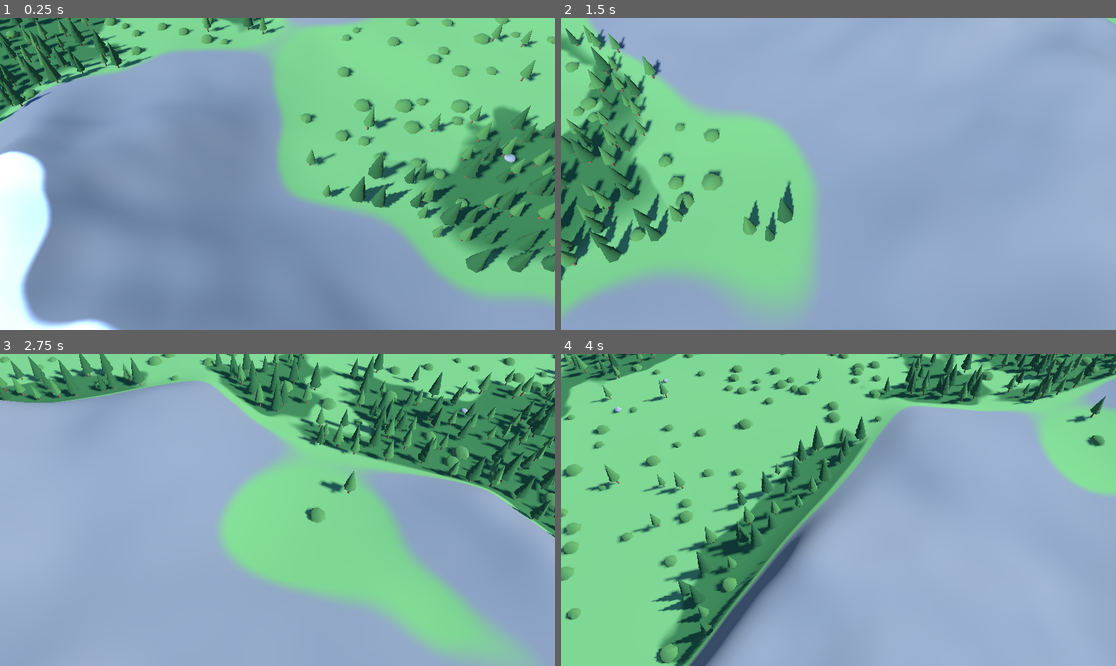
Above: before the commit, frames 1-4 (two rows, left to right).
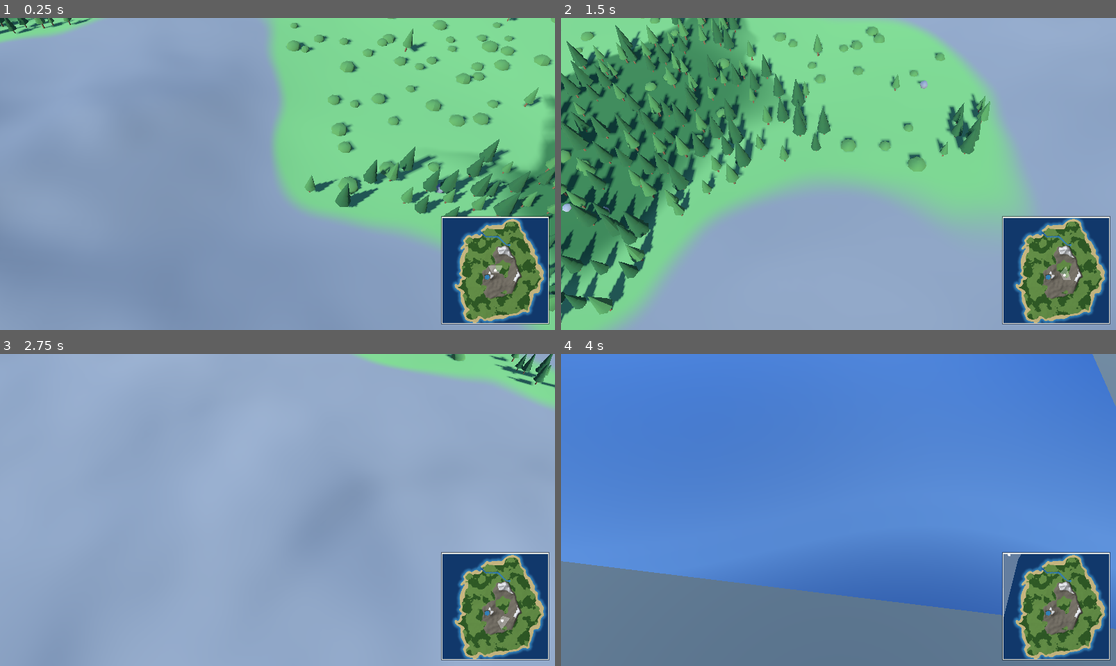
Above: after the commit, the same moments.

Repository: Juanlucg/AgeOfTowns3D
Game: Godot game, scene res://scenes/Main.tscn
Same seed, same stepped clock (60 frames per second), same inputs: the game is played once before the commit and once after it.
Inputs (mouse positions are in pixels of both pictures, inside the frame that each line leads up to):
- Up to frame 1 (0.25 s): no input
- Up to frame 2 (1.5 s): move the mouse to (960, 158) at 0.52 s; hold D 0.53-1.25 s; hold Q 0.53-1.25 s; click (960, 158) at 0.67 s; drag from (727, 189) to (810, 236) at 1.27 s
- Up to frame 3 (2.75 s): move the mouse to (333, 441) at 2.02 s; hold D from 2.03 s (still down); hold Q from 2.03 s (still down); click (333, 441) at 2.17 s
- Up to frame 4 (4 s): release D at 2.75 s; release Q at 2.75 s; drag from (810, 572) to (672, 463) at 2.77 s; move the mouse to (1005, 556) at 3.52 s; hold A from 3.53 s (still down); hold Q from 3.53 s (still down); click (1005, 556) at 3.67 s

The runs differ from the first frame. In frame 1, 33% of the frame differs, in the area x 0-100%, y 0-100%; in frame 2, 59%; in frame 3, 47%; in frame 4, 100%.

Commit message:
Mapa 50% mas grande (300 u) con minimapa y desembocadura del rio fundida con el mar

Diff:
--- a/scenes/Main.tscn
+++ b/scenes/Main.tscn
@@ -1,10 +1,11 @@
-[gd_scene load_steps=6 format=3]
+[gd_scene load_steps=7 format=3]
 
 [ext_resource type="Script" path="res://scripts/TerrainMesh.gd" id="1_mesh"]
 [ext_resource type="Script" path="res://scripts/CameraController3D.gd" id="2_cam"]
 [ext_resource type="Script" path="res://scripts/DayNightCycle.gd" id="3_day"]
 [ext_resource type="Script" path="res://scripts/Vegetation.gd" id="4_veg"]
 [ext_resource type="Script" path="res://scripts/Rocks.gd" id="5_rocks"]
+[ext_resource type="Script" path="res://scripts/Minimap.gd" id="6_minimap"]
 
 [node name="Main" type="Node3D"]
 
@@ -30,3 +31,12 @@
 
 [node name="Rocks" type="Node3D" parent="."]
 script = ExtResource("5_rocks")
+
+[node name="MinimapLayer" type="CanvasLayer" parent="."]
+
+[node name="Minimap" type="Control" parent="MinimapLayer"]
+anchor_right = 1.0
+anchor_bottom = 1.0
+grow_horizontal = 2
+grow_vertical = 2
+script = ExtResource("6_minimap")
--- a/scripts/CameraController3D.gd
+++ b/scripts/CameraController3D.gd
@@ -12,7 +12,7 @@
 #   Q / E            -> rotar la vista
 
 @export var map_corner_min: Vector2 = Vector2(0.0, 0.0)
-@export var map_corner_max: Vector2 = Vector2(200.0, 200.0)
+@export var map_corner_max: Vector2 = Vector2.ZERO   # si queda en cero, se toma el tamano del mapa
 
 const YAW_DEFAULT := 0.0
 const PITCH_DEFAULT := 55.0
@@ -41,6 +41,8 @@
 func _ready() -> void:
 	_cam = $Camera3D
 	_cam.current = true
+	if map_corner_max == Vector2.ZERO:
+		map_corner_max = Vector2(Terrain.WORLD_SIZE, Terrain.WORLD_SIZE)
 	position = Vector3((map_corner_min.x + map_corner_max.x) * 0.5, 0.0, (map_corner_min.y + map_corner_max.y) * 0.5)
 	_apply()
 
@@ -135,6 +137,12 @@
 	return Vector2(clampf(hit.x, map_corner_min.x - BORDER, map_corner_max.x + BORDER), clampf(hit.z, map_corner_min.y - BORDER, map_corner_max.y + BORDER))
 
 
+# Mueve el punto observado al suelo indicado (p.ej. clic en el minimapa).
+func move_to(ground: Vector2) -> void:
+	position = Vector3(ground.x, 0.0, ground.y)
+	_apply()
+
+
 func _march(origin: Vector3, ray: Vector3) -> Vector3:
 	var above := origin.y > _height_at(origin)
 	var t := 0.0
--- /dev/null
+++ b/scripts/Minimap.gd
@@ -0,0 +1,62 @@
+extends Control
+# Minimapa de vision general en la esquina inferior derecha: textura del mapa
+# completo generada del terreno, rectangulo del area visible de la camara y
+# clic para mover la camara al punto elegido.
+
+const SIZE := 220
+const MARGIN := 14
+const TEX_SIZE := 256
+const BORDER_COLOR := Color(0.95, 0.95, 0.92, 0.9)
+const VIEW_RECT_COLOR := Color(1.0, 1.0, 1.0, 0.35)
+
+var _tex: ImageTexture
+var _cam_rig: Node3D
+
+
+func _ready() -> void:
+	_tex = Terrain.make_minimap_texture(TEX_SIZE)
+	_cam_rig = get_node("/root/Main/CameraRig")
+	mouse_filter = Control.MOUSE_FILTER_PASS
+
+
+func _process(_delta: float) -> void:
+	queue_redraw()
+
+
+func _minimap_rect() -> Rect2:
+	return Rect2(Vector2(size.x - SIZE - MARGIN, size.y - SIZE - MARGIN), Vector2(SIZE, SIZE))
+
+
+func _to_minimap(world: Vector2) -> Vector2:
+	var r := _minimap_rect()
+	return r.position + Vector2(world.x / Terrain.WORLD_SIZE * SIZE, world.y / Terrain.WORLD_SIZE * SIZE)
+
+
+func _draw() -> void:
+	var r := _minimap_rect()
+	draw_rect(Rect2(r.position - Vector2(3, 3), r.size + Vector2(6, 6)), Color(0, 0, 0, 0.45))
+	if _tex != null:
+		draw_texture_rect(_tex, r, false)
+	draw_rect(r, BORDER_COLOR, false, 2.0)
+	if _cam_rig == null:
+		return
+	var vs := get_viewport_rect().size
+	var pts := PackedVector2Array([
+		_to_minimap(_cam_rig.screen_to_ground(Vector2(0, 0))),
+		_to_minimap(_cam_rig.screen_to_ground(Vector2(vs.x, 0))),
+		_to_minimap(_cam_rig.screen_to_ground(Vector2(vs.x, vs.y))),
+		_to_minimap(_cam_rig.screen_to_ground(Vector2(0, vs.y))),
+	])
+	draw_polygon(pts, PackedColorArray([VIEW_RECT_COLOR]))
+	var c := _cam_rig.global_position
+	draw_circle(_to_minimap(Vector2(c.x, c.z)), 3.0, Color(1, 1, 1, 0.9))
+
+
+func _gui_input(event: InputEvent) -> void:
+	if event is InputEventMouseButton:
+		var btn := event as InputEventMouseButton
+		if btn.pressed and btn.button_index == MOUSE_BUTTON_LEFT and _minimap_rect().has_point(btn.position):
+			var p := btn.position - _minimap_rect().position
+			var world := Vector2(p.x / SIZE * Terrain.WORLD_SIZE, p.y / SIZE * Terrain.WORLD_SIZE)
+			_cam_rig.move_to(world)
+			accept_event()
--- a/scripts/Terrain.gd
+++ b/scripts/Terrain.gd
@@ -14,9 +14,9 @@
 #
 # Al ser matematico, la resolucion es infinita: hacer zoom nunca da pixelado.
 
-const WORLD_SIZE := 200.0
+const WORLD_SIZE := 300.0
 const WORLD_SCALE := WORLD_SIZE / 100.0
-const WORK_RES := 512
+const WORK_RES := 768
 const SEED := 424242
 
 # Nivel del mar y bandas de bioma
@@ -72,6 +72,8 @@
 const RIVER_MOUTH_PULL := 0.6     # atraccion del cauce hacia la boca elegida
 const RIVER_MEANDER_AMP_U := 1.5  # amplitud base de los meandros, en u.m.
 const RIVER_MEANDER_LEN_U := 8.0  # longitud de onda base de los meandros, en u.m.
+const RIVER_MOUTH_FADE_U := 12.0  # longitud del cauce en la que se funde con el mar, en u.m.
+const RIVER_MOUTH_BED := -0.12    # profundidad del cauce justo en la desembocadura
 const RIVER_MAX_STEPS := 3000
 
 # Lago de montaña: un solo lago, medio, irregular y elevado entre las sierras
@@ -261,16 +263,31 @@
 	var river_dist := _distance_field(meander_mask)
 	var half_px := RIVER_HALF_WIDTH_U * _px_per_unit
 	var rtotal: float = meander.cum[meander.cum.size() - 1]
+	# Fraccion del cauce (al final) dedicada a fundir la desembocadura con el mar
+	var mouth_frac := 1.0
+	if rtotal > 0.0:
+		mouth_frac = clampf(RIVER_MOUTH_FADE_U * _px_per_unit / rtotal, 0.0, 1.0)
 	for idx in range(n):
 		var rd: float = river_dist[idx]
-		if rd < half_px:
+		if rd >= half_px * 2.5:
+			continue
+		var p := Vector2(idx % _width, idx / _width)
+		var s := _along_fraction(p, meander.points, meander.cum, rtotal)
+		# Cerca de la desembocadura el cauce se ensancha, se hace poco profundo
+		# y su nivel de agua baja hasta el nivel del mar: sin escalon submarino
+		# ni "linea" entre el agua del rio y la del mar.
+		var mf := _smoothstep(clampf((s - (1.0 - mouth_frac)) / mouth_frac, 0.0, 1.0))
+		var hp := half_px * (1.0 + 1.5 * mf)
+		if rd < hp:
+			var bank: float = heights[idx]
+			var bed := bank - RIVER_CARVE * _smoothstep(1.0 - rd / hp)
+			bed = lerpf(bed, RIVER_MOUTH_BED, mf)
+			heights[idx] = bed
 			# El nivel de agua del cauce declina desde el lago (s=0) hasta el
 			# mar (s=1), y nunca supera la orilla (sin inundar).
-			var bank: float = heights[idx]
-			var p := Vector2(idx % _width, idx / _width)
-			var s := _along_fraction(p, meander.points, meander.cum, rtotal)
-			_wl_px[idx] = minf(lerpf(lake_wl, SEA_LEVEL, s), bank - RIVER_WATER_MARGIN)
-			heights[idx] = bank - RIVER_CARVE * _smoothstep(1.0 - rd / half_px)
+			var wl := minf(lerpf(lake_wl, SEA_LEVEL, s), bank - RIVER_WATER_MARGIN)
+			wl = lerpf(wl, SEA_LEVEL, mf)
+			_wl_px[idx] = wl
 
 	# --- Lago de nacimiento: pequeno lago hundido al pie de la montaña, del
 	# que nace el rio ---
@@ -926,6 +943,43 @@
 			return COLOR_PLAINS
 
 
+func make_minimap_texture(tex_size: int) -> ImageTexture:
+	# Textura de vision general a partir de los datos del terreno ya generado:
+	# color de bioma + sombreado de relieve con luz desde el noroeste.
+	if _width == 0:
+		return ImageTexture.create_from_image(Image.create(tex_size, tex_size, false, Image.FORMAT_RGB8))
+	var step := WORLD_SIZE / float(tex_size)
+	var hs := PackedFloat32Array()
+	hs.resize(tex_size * tex_size)
+	for j in range(tex_size):
+		for i in range(tex_size):
+			var px := clampi(int(float(i) / tex_size * _width), 0, _width - 1)
+			var py := clampi(int(float(j) / tex_size * _height), 0, _height - 1)
+			hs[j * tex_size + i] = _height_px[py * _width + px]
+	var img := Image.create(tex_size, tex_size, false, Image.FORMAT_RGB8)
+	var light := Vector3(-0.55, 0.8, -0.35).normalized()
+	for j in range(tex_size):
+		for i in range(tex_size):
+			var px := clampi(int(float(i) / tex_size * _width), 0, _width - 1)
+			var py := clampi(int(float(j) / tex_size * _height), 0, _height - 1)
+			var idx := py * _width + px
+			var c: int = _class_px[idx]
+			var h: float = _height_px[idx]
+			var col := biome_color(c, h)
+			if c != CLASS_WATER:
+				var il := maxi(0, i - 1)
+				var ir := mini(tex_size - 1, i + 1)
+				var jt := maxi(0, j - 1)
+				var jb := mini(tex_size - 1, j + 1)
+				var dzx := (hs[j * tex_size + ir] - hs[j * tex_size + il]) / step
+				var dzy := (hs[jb * tex_size + i] - hs[jt * tex_size + i]) / step
+				var nrm := Vector3(-dzx, 1.0, -dzy).normalized()
+				var shade := clampf(0.58 + 0.42 * light.dot(nrm), 0.0, 1.0)
+				col *= shade
+			img.set_pixel(i, j, col)
+	return ImageTexture.create_from_image(img)
+
+
 func distance_to_water(p: Vector2) -> float:
 	if _width == 0:
 		return 0.0
--- a/scripts/TerrainMesh.gd
+++ b/scripts/TerrainMesh.gd
@@ -4,7 +4,7 @@
 # de cada bioma con smoothstep: transiciones infinitamente suaves y sin
 # resolucion de textura, nitidas a cualquier zoom.
 
-const CELL := 0.3
+const CELL := 0.45
 
 
 func _ready() -> void:
Not shown, added: scripts/Minimap.gd.uid
